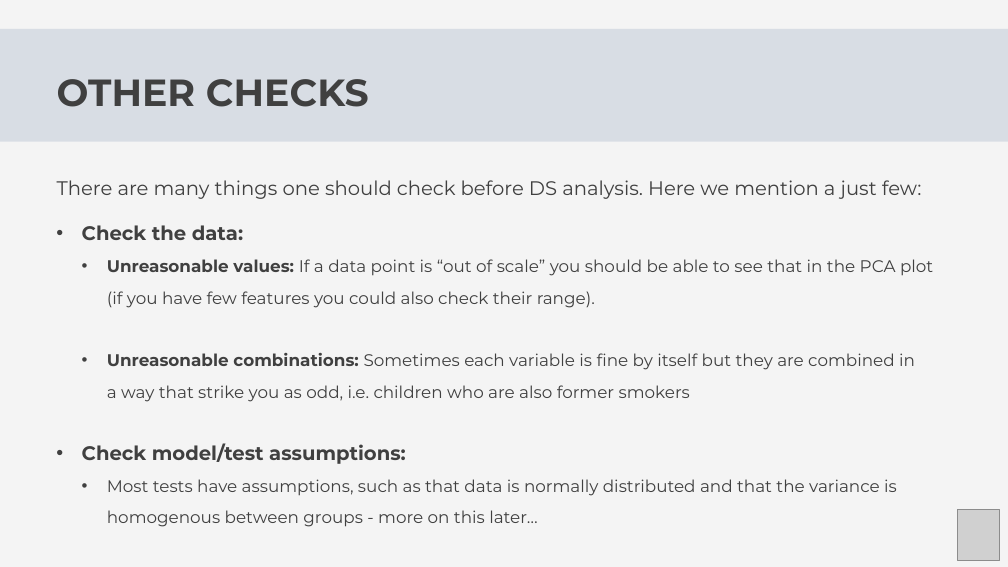
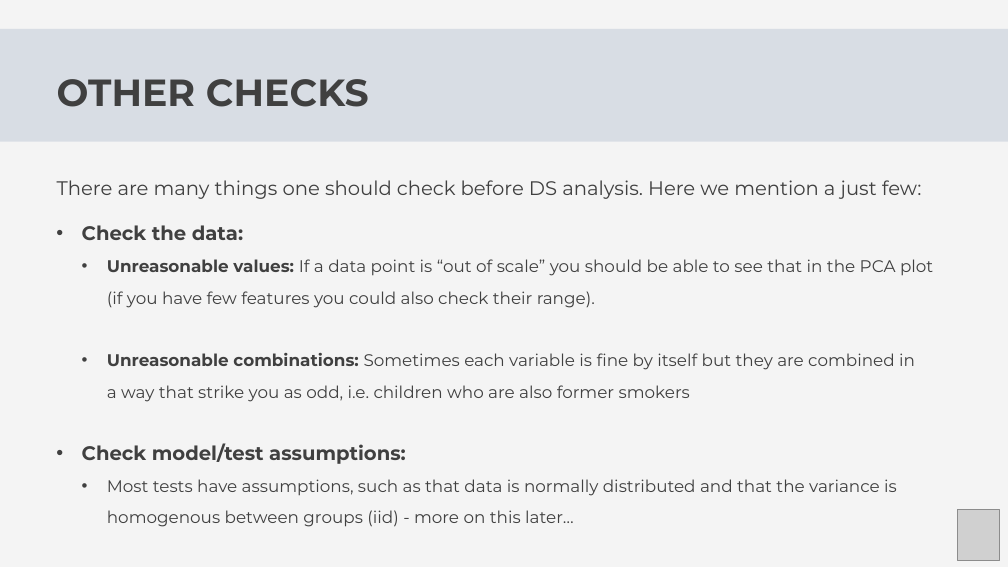
Before and after one commit to Center-for-Health-Data-Science/Foundations-of-Health-Data-Science, a slide deck: slide 21 of Slides/FHDS_Exploratory_Data_Analysis_Part2.pptx. Drawn at 1008x567 pixels with LibreOffice and Linux fonts; fonts in the diff are those of the drawing; grey boxes stand for pictures. Boxes give left, top, right and bottom in pixels: in the first picture for what was removed or moved away, otherwise in the second. Text is boxed around its words. In the diff, an @@ line names an element or a change of style, - is before the commit and + after.

```diff
--- a/Slides/FHDS_Exploratory_Data_Analysis_Part2.pptx
+++ b/Slides/FHDS_Exploratory_Data_Analysis_Part2.pptx
@@ text at [107,479,897,527]: text changed @@
-  • Most tests have assumptions, such as that data is normally distributed and that the variance is homogenous between groups - more on this later…
+  • Most tests have assumptions, such as that data is normally distributed and that the variance is homogenous between groups (iid) - more on this later…
```
Also in this commit, not shown: 5 other slides changed, 3 slides removed.
